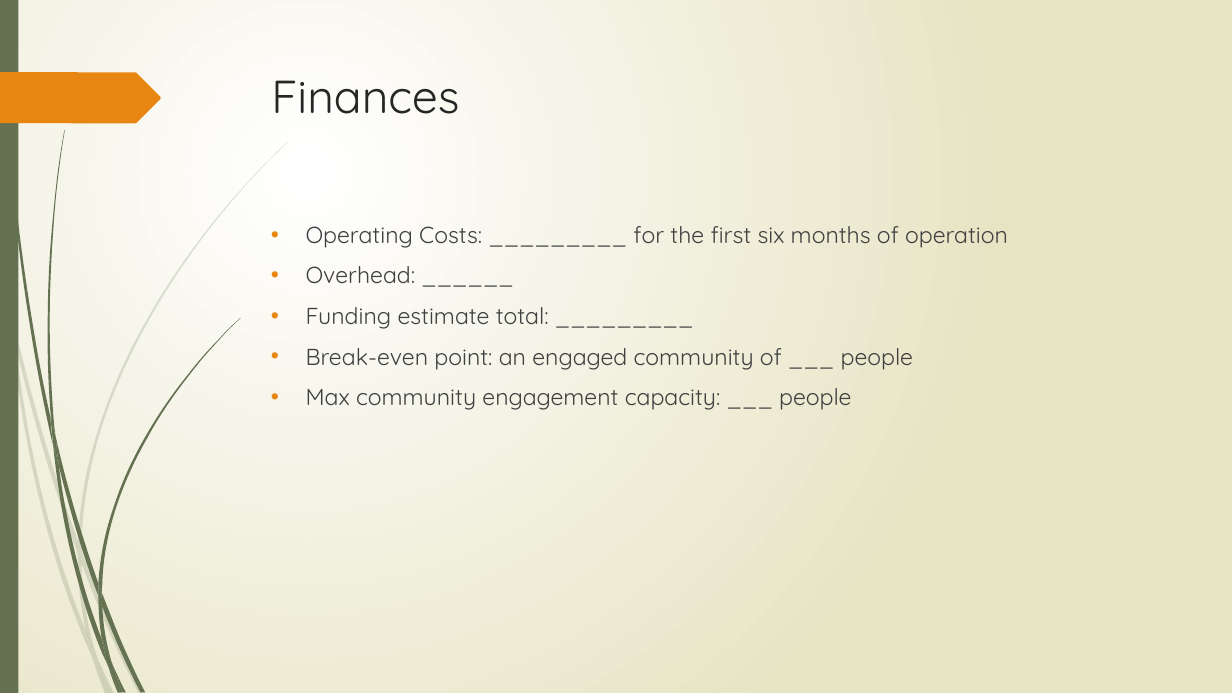
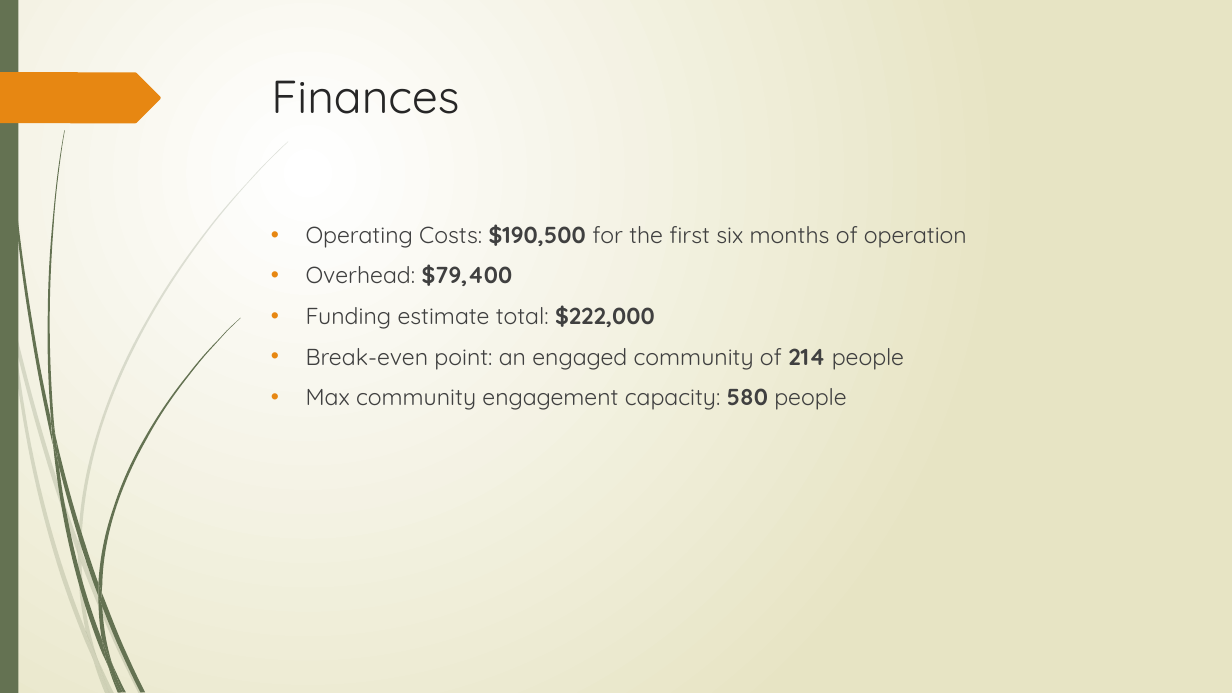
Before and after one commit to tieje/dogen, a slide deck: slide 19 of Presentation/SocialHub_FrancisT_06_23_2020.pptx. Drawn at 1232x693 pixels with LibreOffice and Linux fonts; fonts in the diff are those of the drawing. Boxes give left, top, right and bottom in pixels: in the first picture for what was removed or moved away, otherwise in the second. Text is boxed around its words. In the diff, an @@ line names an element or a change of style, - is before the commit and + after.

```diff
--- a/Presentation/SocialHub_FrancisT_06_23_2020.pptx
+++ b/Presentation/SocialHub_FrancisT_06_23_2020.pptx
@@ text at [306, 224, 967, 410]: text changed @@
-• Operating Costs: _________ for the first six months of operation
-• Overhead: ______
-• Funding estimate total: _________
-• Break-even point: an engaged community of ___ people
-• Max community engagement capacity: ___ people
+• Operating Costs: $190,500 for the first six months of operation
+• Overhead: $79,400
+• Funding estimate total: $222,000
+• Break-even point: an engaged community of 214 people
+• Max community engagement capacity: 580 people
```
Also in this commit, not shown: 9 other slides changed, 2 slides added, 2 other files.
